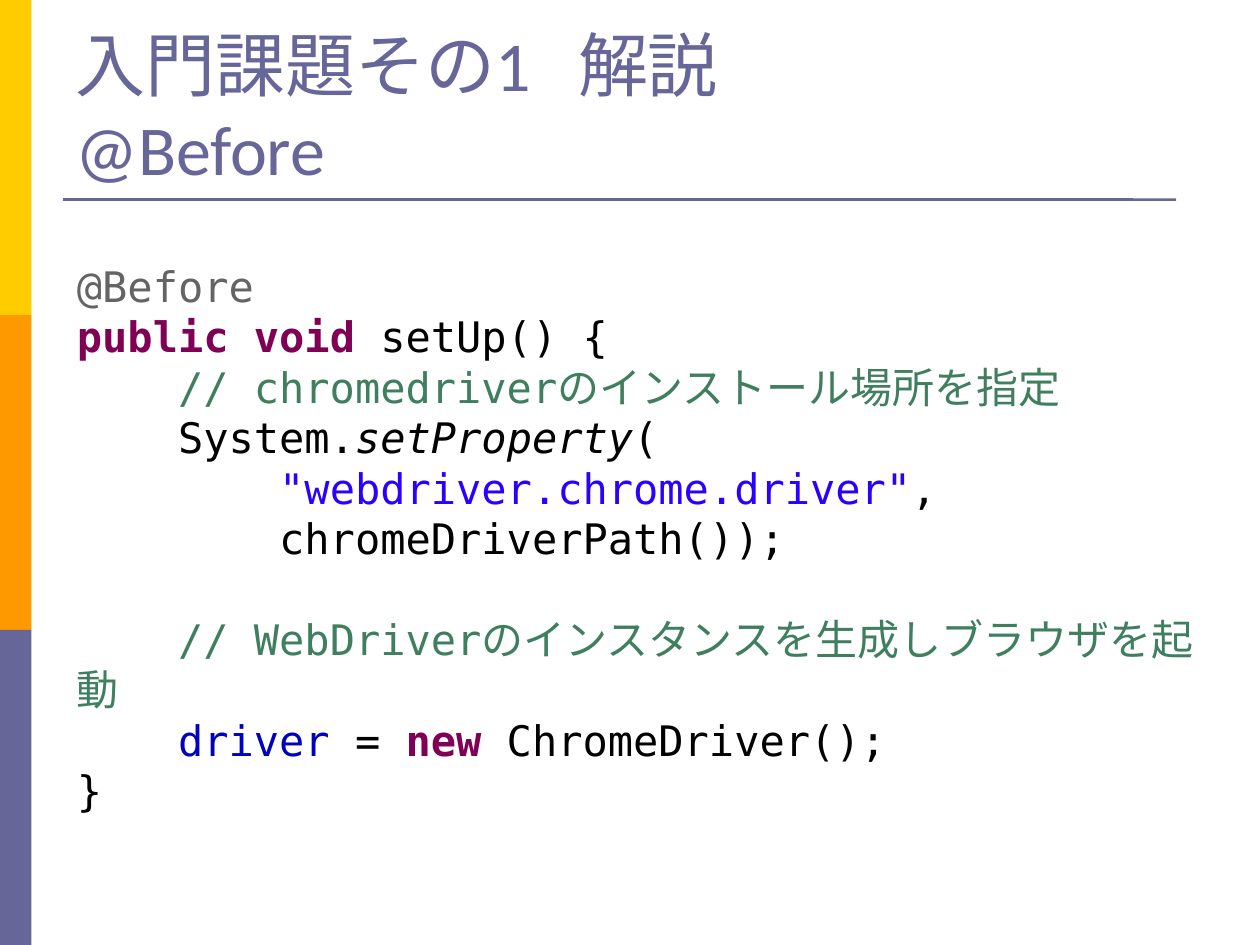
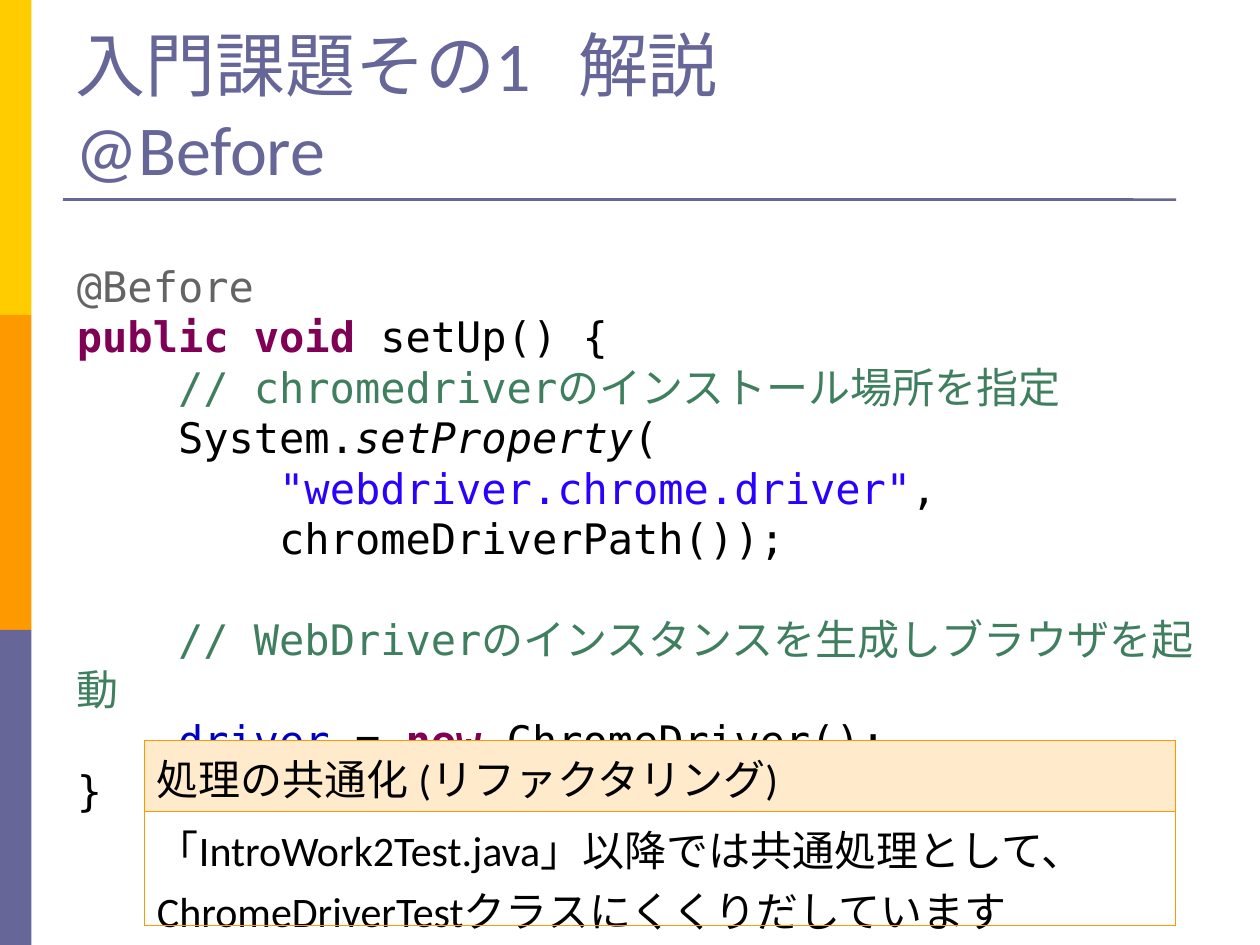
Before and after one commit to takuY-U2/STARHotel, a slide deck: slide 12 of teacher/Slide.ppt. Drawn at 1260x945 pixels with LibreOffice and Linux fonts; fonts in the diff are those of the drawing. Boxes give left, top, right and bottom in pixels: in the first picture for what was removed or moved away, otherwise in the second. Text is boxed around its words. In the diff, an @@ line names an element or a change of style, - is before the commit and + after.

Commit message:
refator test method name

```diff
--- a/teacher/Slide.ppt
+++ b/teacher/Slide.ppt
@@ table added at bbox=[145, 741, 1177, 934], 2 rows, 1 columns @@
+処理の共通化 (リファクタリング)
+「IntroWork2Test.java」以降では共通処理として、ChromeDriverTestクラスにくくりだしています
```
Also in this commit, not shown: 10 other slides changed, 1 slide added, 17 other files.
